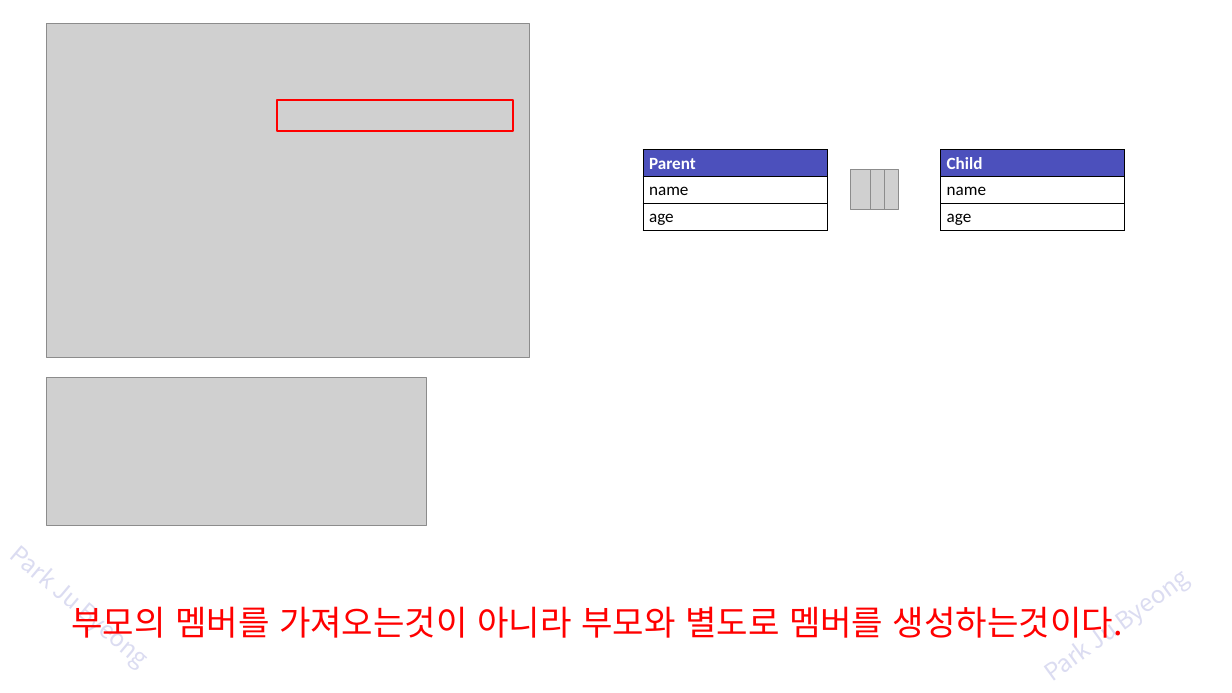
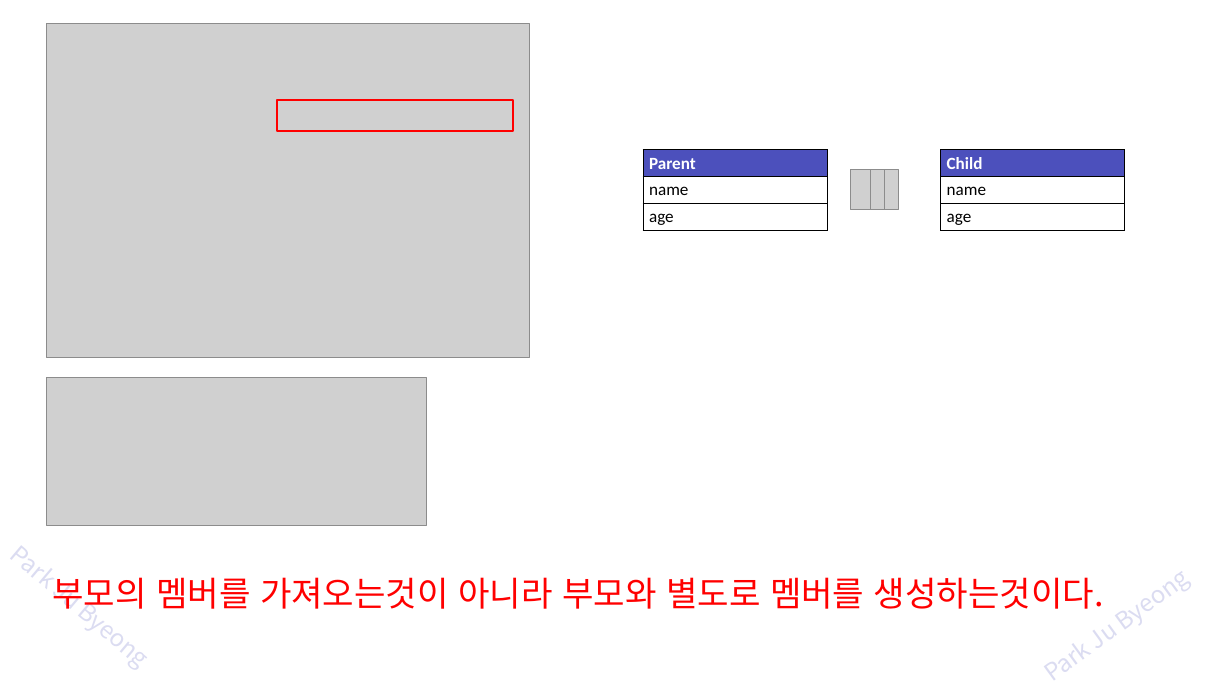
Before and after one commit to zest132/JavaLecture, a slide deck: slide 8 of JavaLecture/LectureFile/java 9강 상속과super.pptx. Drawn at 1232x693 pixels with LibreOffice and Linux fonts; fonts in the diff are those of the drawing; grey boxes stand for pictures. Boxes give left, top, right and bottom in pixels: in the first picture for what was removed or moved away, otherwise in the second. Text is boxed around its words. In the diff, an @@ line names an element or a change of style, - is before the commit and + after.

```diff
--- a/JavaLecture/LectureFile/java 9강 상속과super.pptx
+++ b/JavaLecture/LectureFile/java 9강 상속과super.pptx
@@ text "부모의 멤버를 가져오는것이 아니라 부모와 ...": place and size @@
-text "부모의 멤버를 가져오는것이 아니라 부모와 ..." at [71,606,1123,638]
+text "부모의 멤버를 가져오는것이 아니라 부모와 ..." at [52,577,1104,609]
```
Also in this commit, not shown: 13 other slides changed, 2 slides added, 4 other files.
